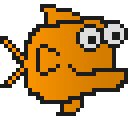
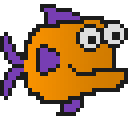
The second 128×128 image is a revision of the first. Changes to its layers:
added group "Fish" with 4 layers over (0, 8, 80, 112)
moved "Layer 2" (5th of 5, in "Fish") into group "Fish", painted on it over (0, 8, 80, 112)
added layer "Layer 5" (5th of 5, in "Fish") in group "Fish" over (4, 8, 80, 112)
moved "Layer 4" (5th of 5, in "Fish") into group "Fish" over (0, 8, 80, 112)
moved "Layer 3" (5th of 5, in "Fish") into group "Fish", painted on it over (4, 8, 80, 112)
